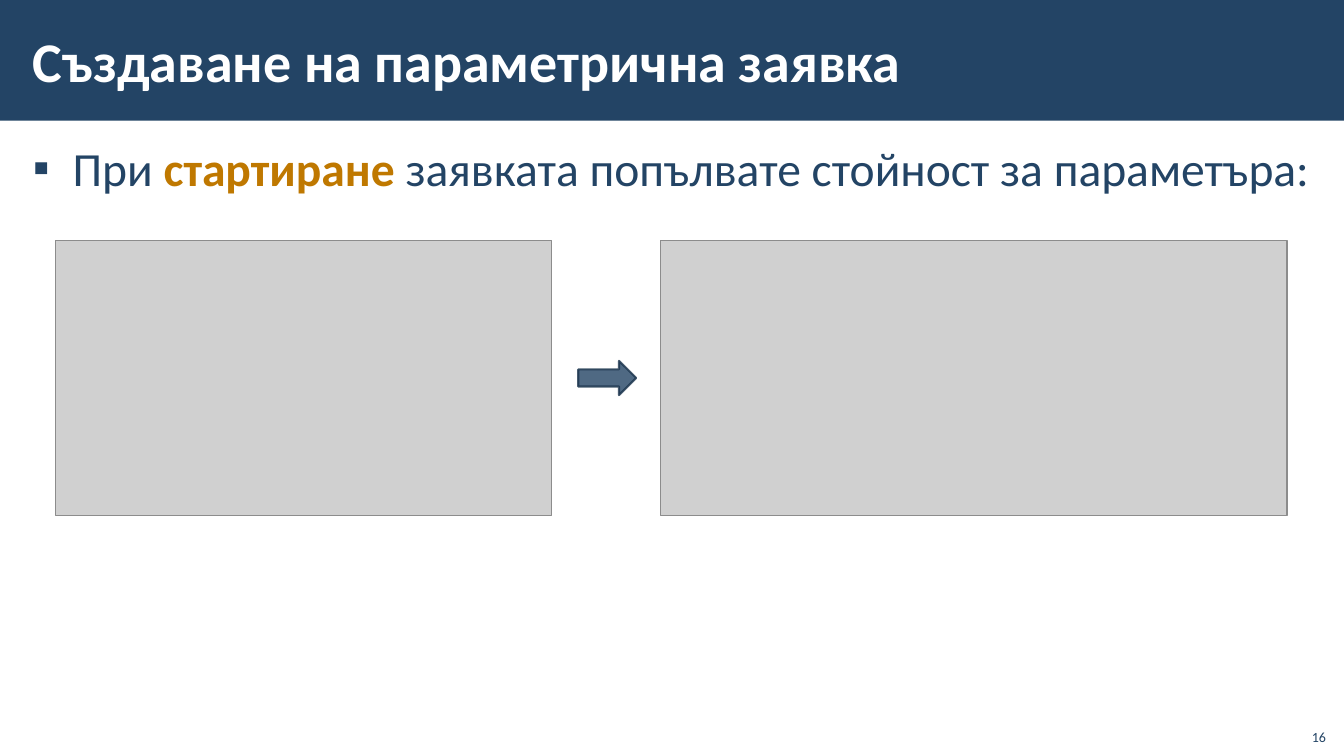
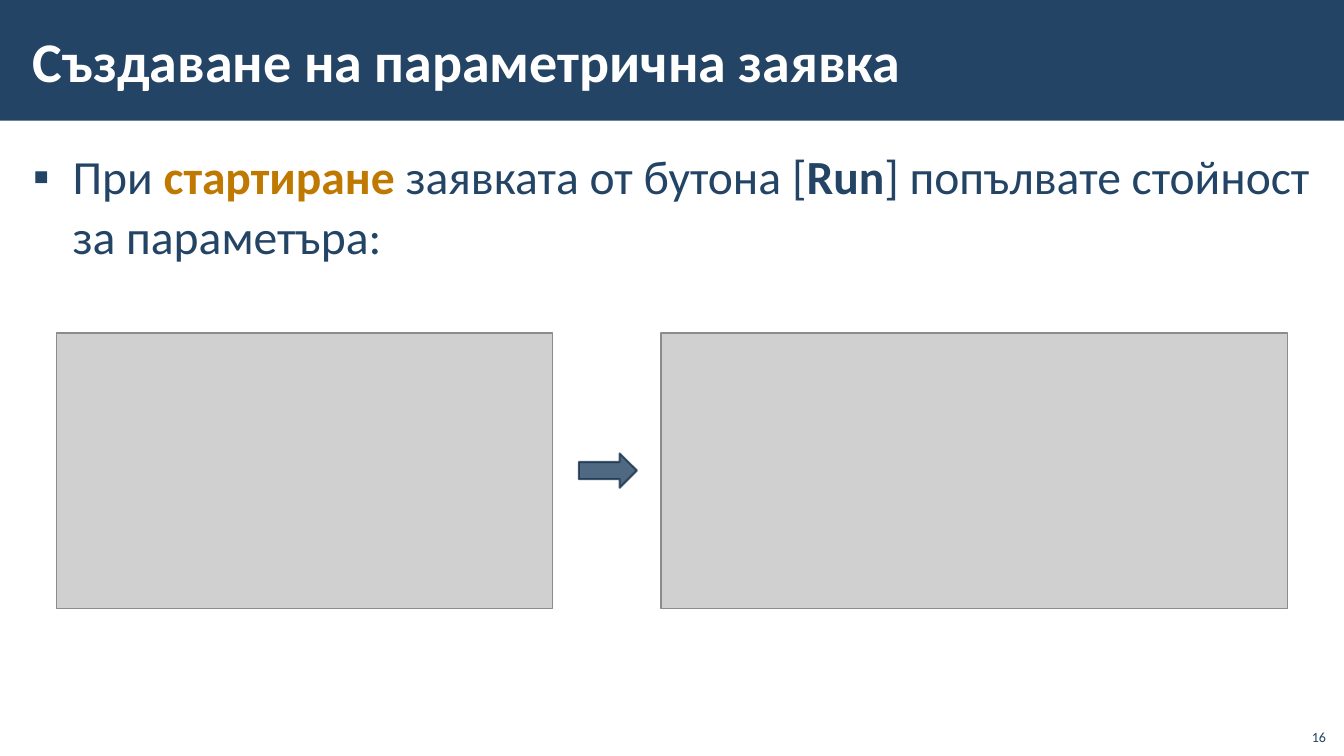
Before and after one commit to BG-IT-Edu/School-Programming, a slide deck: slide 16 of Courses/Software-Sciences/Module-3-Databases-New/13-MS-Access/13-MS-Access-Queries-Forms-Reports.pptx. Drawn at 1344x756 pixels with LibreOffice and Linux fonts; fonts in the diff are those of the drawing; grey boxes stand for pictures; background and template pictures are left out. Boxes give left, top, right and bottom in pixels: in the first picture for what was removed or moved away, otherwise in the second. Text is boxed around its words. In the diff, an @@ line names an element or a change of style, - is before the commit and + after.

```diff
--- a/Courses/Software-Sciences/Module-3-Databases-New/13-MS-Access/13-MS-Access-Queries-Forms-Reports.pptx
+++ b/Courses/Software-Sciences/Module-3-Databases-New/13-MS-Access/13-MS-Access-Queries-Forms-Reports.pptx
@@ text at bbox=[73, 159, 1310, 262]: text changed @@
-▪ При стартиране заявката попълвате стойност за параметъра:
+▪ При стартиране заявката от бутона [Run] попълвате стойност за параметъра:
@@ picture: place and size @@
-picture at bbox=[55, 241, 552, 516]
+picture at bbox=[56, 333, 553, 608]
@@ picture: place and size @@
-picture at bbox=[660, 241, 1288, 516]
+picture at bbox=[661, 333, 1289, 608]
@@ right arrow: place and size @@
-right arrow at bbox=[579, 361, 637, 395]
+right arrow at bbox=[579, 454, 637, 488]
```
Also in this commit, not shown: 9 other slides changed, 1 slide added, 1 slide removed.
